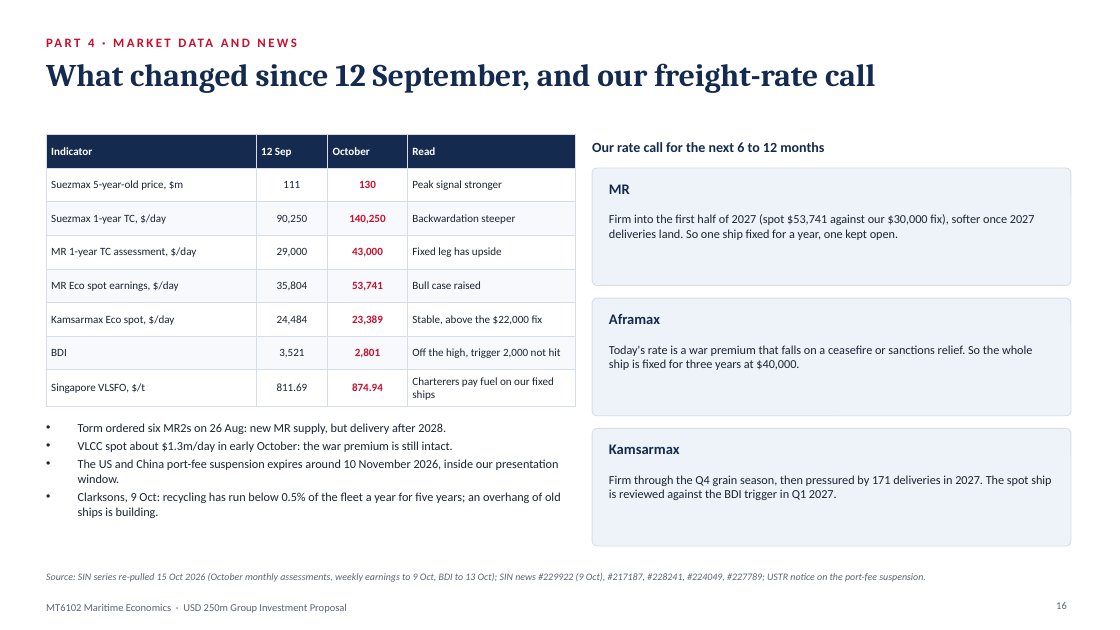
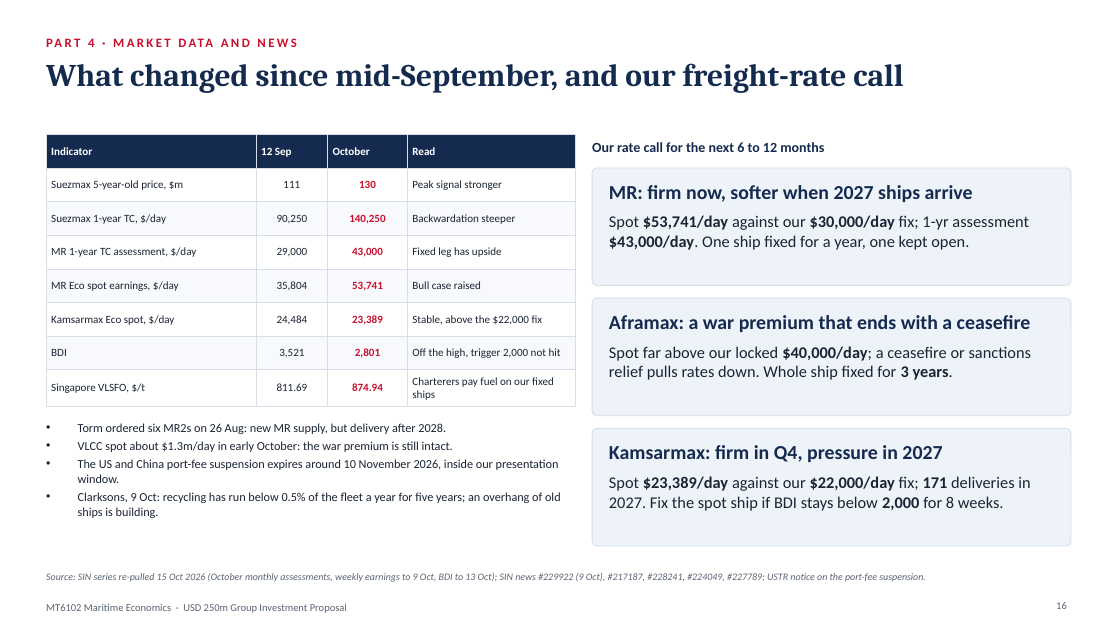
Before and after one commit to zhanmingliu2025-max/MT6102, a slide deck: slide 16 of MT6102_Group_Presentation.pptx. Drawn at 1120x630 pixels with LibreOffice and Linux fonts; fonts in the diff are those of the drawing. Boxes give left, top, right and bottom in pixels: in the first picture for what was removed or moved away, otherwise in the second. Text is boxed around its words. In the diff, an @@ line names an element or a change of style, - is before the commit and + after.

```diff
--- a/MT6102_Group_Presentation.pptx
+++ b/MT6102_Group_Presentation.pptx
@@ text at <box>46,63,903,93</box>: text changed @@
-What changed since 12 September, and our freight-rate call
+What changed since mid-September, and our freight-rate call
@@ text at <box>609,185,973,202</box>: text changed; size 12.5 to 17 pt @@
-MR
+MR: firm now, softer when 2027 ships arrive
@@ text at <box>609,215,1029,250</box>: text changed; size 10.5 to 14 pt @@
-Firm into the first half of 2027 (spot $53,741 against our $30,000 fix), softer once 2027 deliveries land. So one ship fixed for a year, one kept open.
+Spot $53,741/day against our $30,000/day fix; 1-yr assessment $43,000/day. One ship fixed for a year, one kept open.
@@ text at <box>609,315,1031,332</box>: text changed; size 12.5 to 17 pt @@
-Aframax
+Aframax: a war premium that ends with a ceasefire
@@ text at <box>609,346,1031,380</box>: text changed; size 10.5 to 14 pt @@
-Today's rate is a war premium that falls on a ceasefire or sanctions relief. So the whole ship is fixed for three years at $40,000.
+Spot far above our locked $40,000/day; a ceasefire or sanctions relief pulls rates down. Whole ship fixed for 3 years.
@@ text at <box>609,445,942,462</box>: text changed; size 12.5 to 17 pt @@
-Kamsarmax
+Kamsarmax: firm in Q4, pressure in 2027
@@ text at <box>609,476,1030,511</box>: text changed; size 10.5 to 14 pt @@
-Firm through the Q4 grain season, then pressured by 171 deliveries in 2027. The spot ship is reviewed against the BDI trigger in Q1 2027.
+Spot $23,389/day against our $22,000/day fix; 171 deliveries in 2027. Fix the spot ship if BDI stays below 2,000 for 8 weeks.
```
Also in this commit, not shown: 11 other slides changed, 12 other files.
